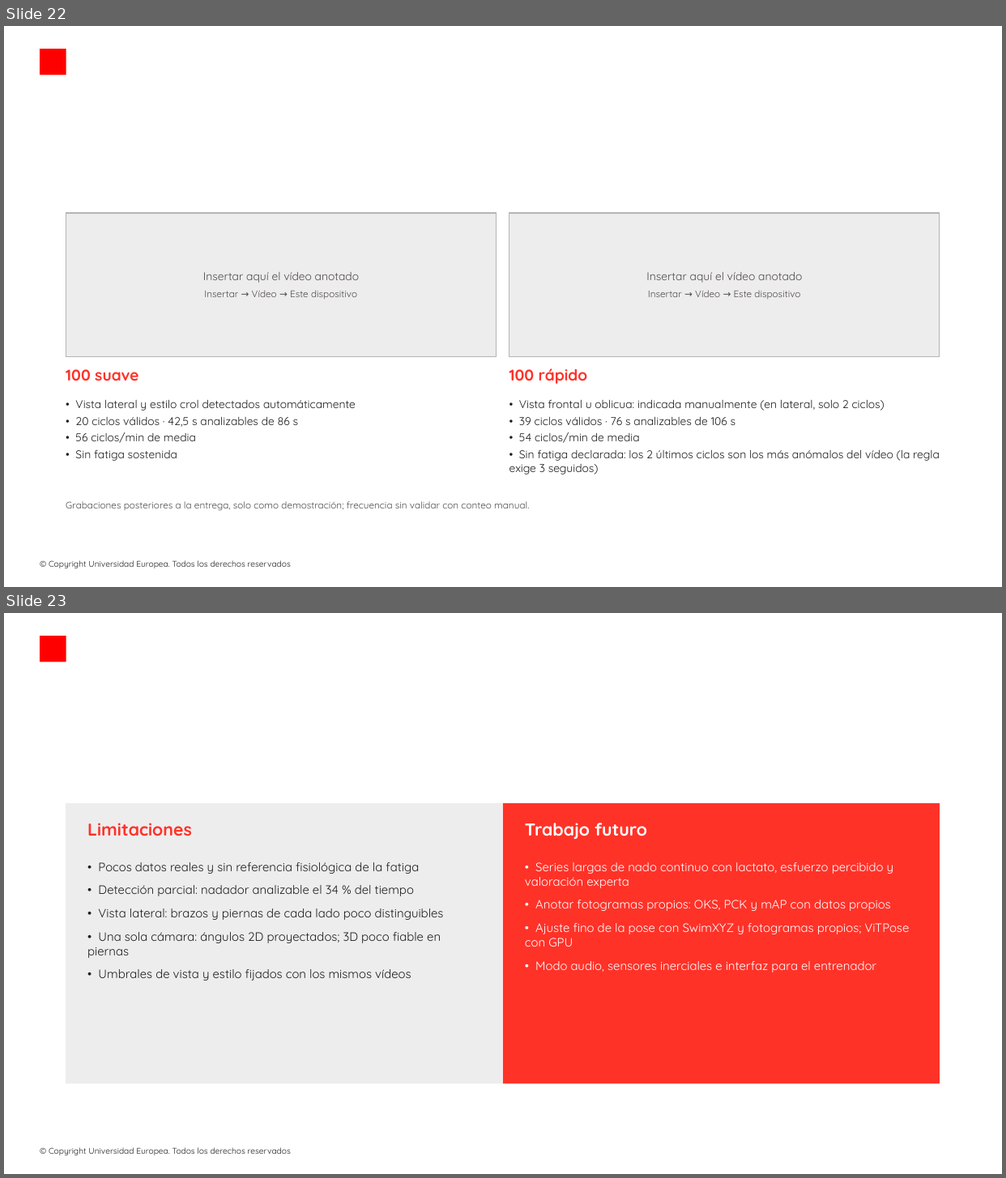
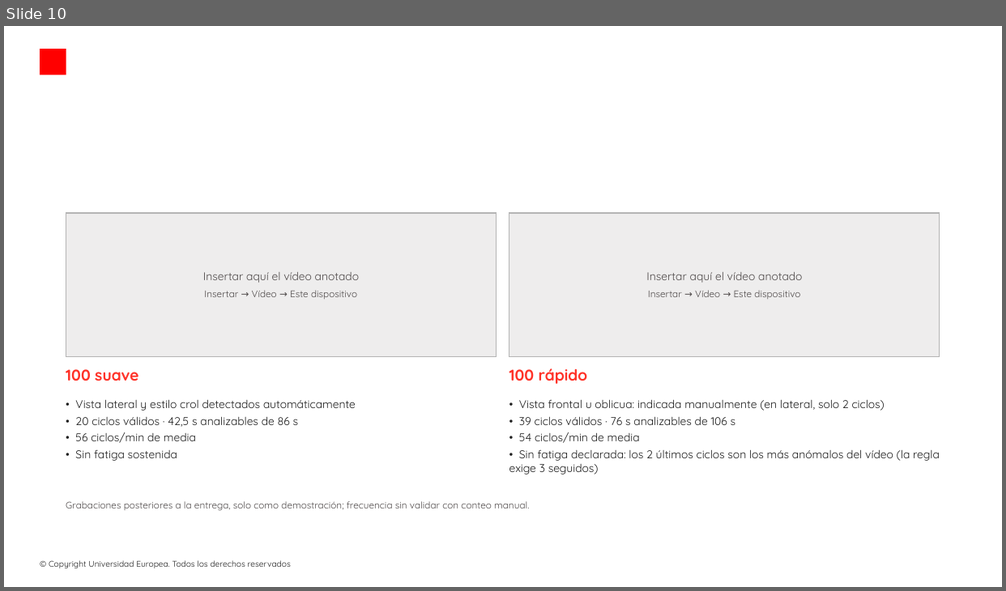
Before and after one commit to modeliana1-rgb/Strokelab, a slide deck: presentacion/StrokeLab_defensa.pptx. Shown one above the other, each under a label of ours: slides 22 and 23 before the commit, slide 10 after it. The pictures are 1006x1178 and 1006x591 pixels, drawn with LibreOffice and Linux fonts; fonts in the diff are those of the drawing; background and template pictures are left out. Boxes give left, top, right and bottom in pixels: in the first picture for what was removed or moved away, otherwise in the second. Text is boxed around its words. In the diff, an @@ line names an element or a change of style, - is before the commit and + after.

```diff
--- a/presentacion/StrokeLab_defensa.pptx
+++ b/presentacion/StrokeLab_defensa.pptx
@@ slide 23 removed at (4, 613, 1002, 1174), background picture (left out); not listed: 2 template elements that a slide beside it also shows @@
@@ rectangle removed at (66, 803, 502, 1084) @@
@@ rectangle removed at (503, 803, 940, 1084) @@
@@ text removed at (87, 823, 192, 836) @@
-Limitaciones
@@ text removed at (525, 823, 647, 839) @@
-Trabajo futuro
@@ text removed at (87, 862, 444, 981) @@
-• Pocos datos reales y sin referencia fisiológica de la fatiga
-• Detección parcial: nadador analizable el 34 % del tiempo
-• Vista lateral: brazos y piernas de cada lado poco distinguibles
-• Una sola cámara: ángulos 2D proyectados; 3D poco fiable en piernas
-• Umbrales de vista y estilo fijados con los mismos vídeos
@@ text removed at (525, 862, 909, 973) @@
-• Series largas de nado continuo con lactato, esfuerzo percibido y valoración experta
-• Anotar fotogramas propios: OKS, PCK y mAP con datos propios
-• Ajuste fino de la pose con SwimXYZ y fotogramas propios; ViTPose con GPU
-• Modo audio, sensores inerciales e interfaz para el entrenador
@@ what was slide 22 is now slide 10 @@
```
Also in this commit, not shown: 4 slides changed, 4 slides added, 20 other slides removed, 3 other files.
